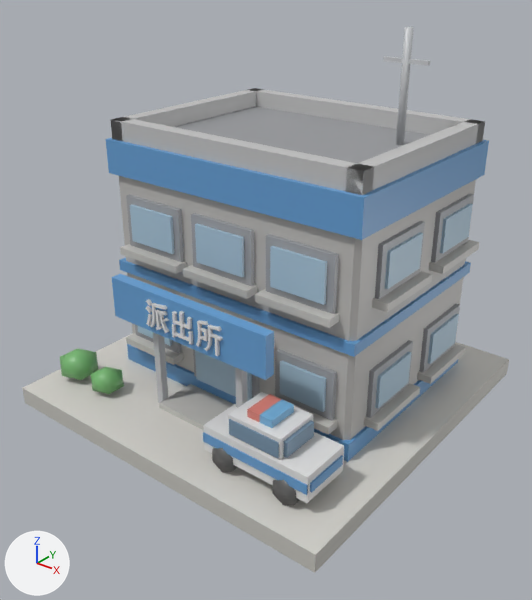
What one commit did to the glTF model county-tycoon/assets/resources/models3d/police.glb.
Before and after are seen from a 50 mm lens placed at (1.624, -0.941, 1.169), pointed at (0.534, 0.421, 0.324). The lights are fixed; the arrows at lower left show +X, +Y and +Z. The picture after the commit comes second. Vertices at exactly the same position are counted once.

In view in the first picture: 'police'.
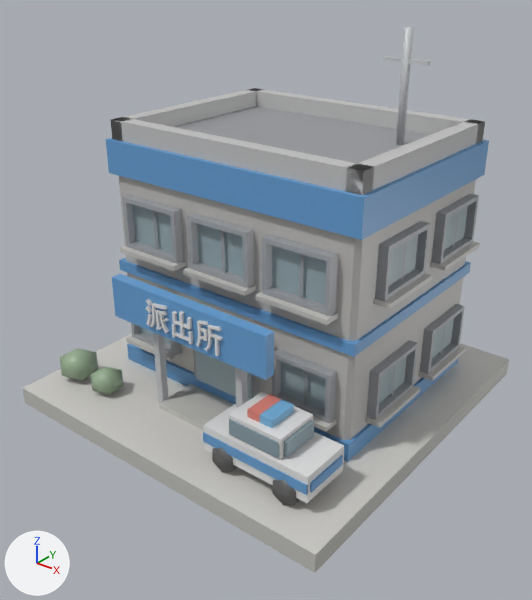
Where the newer file only moved an object's origin or applied its transform, the numbers keep the older frame.

Location of each change, [x1, y1, x2, y2] in pixels of the pictures (532 x 600 px):
part 1 of me_立方体, rebuilt (37% wider, 37% taller): before [130, 204, 175, 254]; after [122, 195, 184, 264]
part 2 of me_立方体, rebuilt (12% shorter): before [372, 271, 432, 312]; after [373, 273, 433, 309]
part 3 of me_立方体, rebuilt (16% shorter): before [120, 244, 187, 274]; after [120, 246, 186, 271]
part 4 of me_立方体, rebuilt (11% wider): before [431, 193, 474, 262]; after [431, 193, 479, 264]
part 5 of me_立方体, rebuilt (6% wider): before [191, 213, 254, 286]; after [187, 213, 254, 288]
part 6 of me_立方体, rebuilt (11% shorter): before [428, 240, 480, 274]; after [430, 241, 480, 271]
part 7 of me_立方体, rebuilt (14% shorter): before [183, 265, 257, 299]; after [183, 267, 256, 296]
part 8 of me_立方体, rebuilt: before [266, 234, 339, 314]; after [262, 234, 338, 316]
part 9 of me_立方体, rebuilt: before [255, 288, 340, 328]; after [255, 292, 338, 325]
part 10 of me_立方体, rebuilt (8% wider): before [366, 340, 413, 418]; after [367, 340, 418, 420]
part 11 of me_立方体, rebuilt: before [135, 325, 181, 353]; after [131, 323, 181, 355]
part 12 of me_立方体, rebuilt (12% shorter): before [364, 383, 420, 431]; after [365, 386, 420, 428]
part 13 of me_立方体, rebuilt: before [126, 333, 184, 365]; after [126, 336, 182, 362]
part 14 of me_立方体, rebuilt (10% wider): before [419, 304, 460, 372]; after [420, 304, 465, 374]
part 15 of me_立方体, deleted: before [126, 194, 473, 435]
part 16 of me_立方体, reshaped (mostly hidden): after [418, 211, 466, 381]
part 17 of me_立方体, cut back: before [195, 224, 327, 305]; after [153, 211, 430, 432]
part 18 of me_立方体, recoloured: [59, 191, 474, 458] in both
part 19 of me_立方体, edited (looks the same): [22, 27, 509, 573] in both

Edits to the bpy script that builds the scene:
```text
Add mat_housing:
    mat_housing = bpy.data.materials.new('housing')
    # nodes: BsdfPrincipled, Mix, OutputMaterial, VertexColor
    # colours: white #e7e7e7, mixed with the vertex colours
Change me_立方体:
    remove me_立方体.from_pydata(...)  # 1278 vertices, 2194 faces; spans x -0.5..0.5, y -0.5..0.5, z -0.025..0.965
    add me_立方体.from_pydata(...)  # 1350 vertices, 2230 faces; spans x -0.5..0.5, y -0.5..0.5, z -0.025..0.965
    me_立方体 part 1: the loose piece of 8 vertices spanning x -0.31..-0.16, y -0.22..-0.2, z 0.425..0.525 is rebuilt with 16 vertices and now spans x -0.33..-0.14, y -0.226..-0.201, z 0.405..0.545, in mat_housing
    me_立方体 part 2: the loose piece of 8 vertices spanning x 0.38..0.42, y -0.13..0.08, z 0.405..0.425 is rebuilt with 8 vertices and now spans x 0.381..0.423, y -0.126..0.076, z 0.413..0.425
    me_立方体 part 3: the loose piece of 8 vertices spanning x -0.34..-0.13, y -0.24..-0.2, z 0.385..0.405 is rebuilt with 8 vertices and now spans x -0.336..-0.134, y -0.243..-0.201, z 0.392..0.405
    me_立方体 part 4: the loose piece of 8 vertices spanning x 0.372..0.392, y 0.15..0.34, z 0.425..0.555 is rebuilt with 16 vertices and now spans x 0.381..0.406, y 0.15..0.34, z 0.425..0.555, in mat_housing
    me_立方体 part 5: the loose piece of 8 vertices spanning x -0.095..0.095, y -0.212..-0.192, z 0.405..0.545 is rebuilt with 16 vertices and now spans x -0.095..0.095, y -0.226..-0.201, z 0.405..0.545, in mat_housing
    me_立方体 part 6: the loose piece of 8 vertices spanning x 0.38..0.42, y 0.14..0.35, z 0.405..0.425 is rebuilt with 8 vertices and now spans x 0.381..0.423, y 0.144..0.346, z 0.413..0.425
    me_立方体 part 7: the loose piece of 8 vertices spanning x -0.105..0.105, y -0.24..-0.2, z 0.385..0.405 is rebuilt with 8 vertices and now spans x -0.101..0.101, y -0.243..-0.201, z 0.392..0.405
    me_立方体 part 8: the loose piece of 8 vertices spanning x 0.14..0.33, y -0.212..-0.192, z 0.405..0.545 is rebuilt with 16 vertices and now spans x 0.14..0.33, y -0.226..-0.201, z 0.405..0.545, in mat_housing
    me_立方体 part 9: the loose piece of 8 vertices spanning x 0.13..0.34, y -0.24..-0.2, z 0.385..0.405 is rebuilt with 8 vertices and now spans x 0.134..0.336, y -0.243..-0.201, z 0.392..0.405
    me_立方体 part 10: the loose piece of 8 vertices spanning x 0.372..0.392, y -0.12..0.07, z 0.105..0.235 is rebuilt with 16 vertices and now spans x 0.381..0.406, y -0.12..0.07, z 0.105..0.235, in mat_housing
    me_立方体 part 11: the loose piece of 8 vertices spanning x -0.34..-0.17, y -0.212..-0.192, z 0.125..0.255 is rebuilt with 16 vertices and now spans x -0.34..-0.17, y -0.226..-0.201, z 0.125..0.255, in mat_housing
    me_立方体 part 12: the loose piece of 8 vertices spanning x 0.38..0.42, y -0.13..0.08, z 0.085..0.105 is rebuilt with 8 vertices and now spans x 0.381..0.423, y -0.126..0.076, z 0.093..0.105
    me_立方体 part 13: the loose piece of 8 vertices spanning x -0.35..-0.16, y -0.24..-0.2, z 0.105..0.125 is rebuilt with 8 vertices and now spans x -0.346..-0.164, y -0.243..-0.201, z 0.113..0.125
    me_立方体 part 14: the loose piece of 8 vertices spanning x 0.372..0.392, y 0.15..0.34, z 0.105..0.235 is rebuilt with 16 vertices and now spans x 0.381..0.406, y 0.15..0.34, z 0.105..0.235, in mat_housing
    me_立方体 part 15: 22 loose pieces with 176 vertices, spanning x -0.42..0.42, y -0.24..0.42, z 0.085..0.555, are deleted
    me_立方体 part 16: 16 vertices removed from x -0.31..0.075, y 0.38..0.4, z 0.425..0.525; 84 vertices added at x -0.423..0.423, y 0.144..0.423, z 0.093..0.545
    me_立方体 part 17: 16 vertices removed from x -0.075..0.31, y -0.22..-0.2, z 0.425..0.525; 76 vertices added at x -0.392..0.406, y -0.243..0.07, z 0.113..0.555
    me_立方体 part 18: 225 kept faces spanning x -0.5..0.5, y -0.5..0.5, z -0.025..0.965 get new vertex colours
    me_立方体 part 19: 172 faces spanning x -0.5..0.5, y -0.5..0.5, z -0.025..0.965 switch from mat_lit to mat_housing
    other edits to the shape of me_立方体 do not show in these pictures
```
